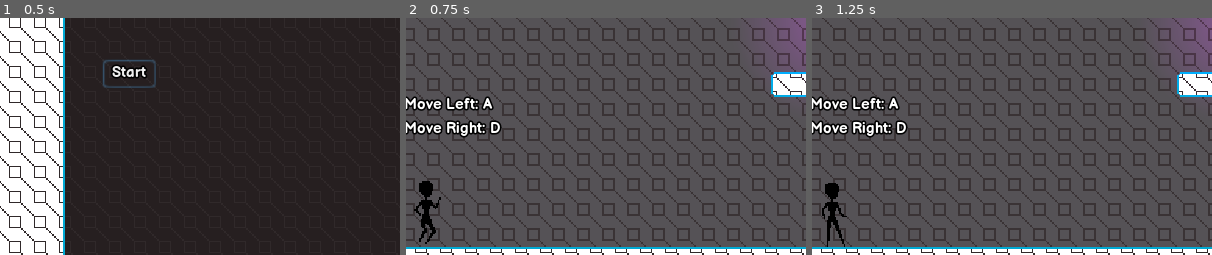
Above: before the commit, frames 1-3 (left to right).
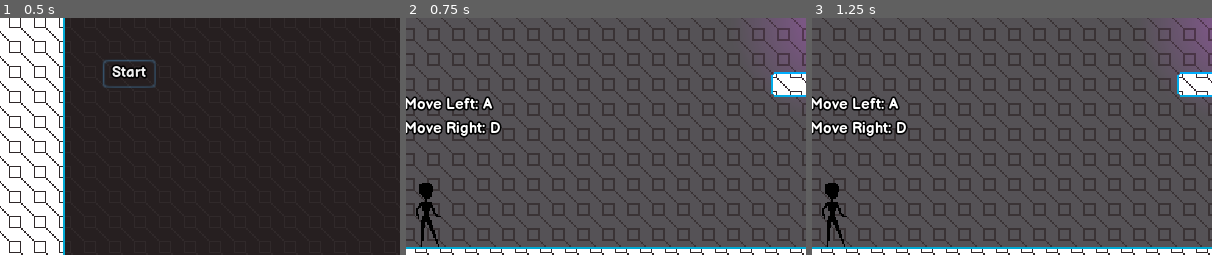
Above: after the commit, the same moments.

Repository: mrussell16/GMTKJ2021
Game: Godot game, scene res://levels/MainMenu.tscn
The game is run twice, just before and just after one commit, with the same random seed, the same clock (stepped at 60 frames per second) and the same inputs.
Inputs:
- Up to frame 1 (0.5 s): no input
- Up to frame 2 (0.75 s): click "Start" at 0.5 s
- Up to frame 3 (1.25 s): no input
The pictures show only the part of the screen within x 8-58%, y 41-91%; the shares and areas given below are measured in that part.

Frame 1 is identical in both runs. In frame 2, 0.3% of the frame differs, in the area x 2-9%, y 68-97%; in frame 3, nothing differs.

Commit message:
Sounds for all the things

Diff:
--- a/characters/enemy/Enemy.gd
+++ b/characters/enemy/Enemy.gd
@@ -48,6 +48,7 @@
     body.dark_timer = body.max_dark_time
     body.bounce()
     set_alive(false)
+    $HurtSound.play()
 
 
 func _on_HitBox_body_entered(body: Player) -> void:
--- a/characters/enemy/Enemy.tscn
+++ b/characters/enemy/Enemy.tscn
@@ -1,8 +1,9 @@
-[gd_scene load_steps=7 format=2]
+[gd_scene load_steps=8 format=2]
 
 [ext_resource path="res://characters/enemy/Enemy.png" type="Texture" id=1]
 [ext_resource path="res://characters/enemy/Enemy.gd" type="Script" id=2]
 [ext_resource path="res://images/Point_light.png" type="Texture" id=3]
+[ext_resource path="res://characters/enemy/EnemyHurt.wav" type="AudioStream" id=4]
 
 [sub_resource type="RectangleShape2D" id=1]
 extents = Vector2( 4.97454, 2.74807 )
@@ -54,5 +55,8 @@
 cast_to = Vector2( 0, 16 )
 collision_mask = 5
 
+[node name="HurtSound" type="AudioStreamPlayer2D" parent="."]
+stream = ExtResource( 4 )
+
 [connection signal="body_entered" from="HitBox" to="." method="_on_HitBox_body_entered"]
 [connection signal="body_entered" from="HurtBox" to="." method="_on_HurtBox_body_entered"]
--- a/characters/player/Player.gd
+++ b/characters/player/Player.gd
@@ -44,6 +44,7 @@
         jump_remember -= delta
 
     if reset_cooldown_timer >= 0:
+        sprite.play("idle")
         reset_cooldown_timer -= delta
         velocity = calculate_velocity(velocity, 0, false, false)
         velocity = move_and_slide(velocity, Vector2.UP)
@@ -127,6 +128,7 @@
 
 
 func kill() -> void:
+    $HurtSound.play()
     emit_signal("player_killed")
 
 
--- a/characters/player/Player.tscn
+++ b/characters/player/Player.tscn
@@ -1,8 +1,9 @@
-[gd_scene load_steps=5 format=2]
+[gd_scene load_steps=6 format=2]
 
 [ext_resource path="res://characters/player/Player_animation.tres" type="SpriteFrames" id=1]
 [ext_resource path="res://images/Point_light.png" type="Texture" id=2]
 [ext_resource path="res://characters/player/Player.gd" type="Script" id=3]
+[ext_resource path="res://characters/player/PlayerHurt.wav" type="AudioStream" id=4]
 
 [sub_resource type="RectangleShape2D" id=6]
 extents = Vector2( 9.72366, 20.8116 )
@@ -26,3 +27,6 @@
 [node name="CollisionShape2D" type="CollisionShape2D" parent="."]
 position = Vector2( -0.471939, -21 )
 shape = SubResource( 6 )
+
+[node name="HurtSound" type="AudioStreamPlayer2D" parent="."]
+stream = ExtResource( 4 )
--- a/objects/button/Button.gd
+++ b/objects/button/Button.gd
@@ -15,6 +15,7 @@
 func _on_pressed(_body: Node) -> void:
     if not has_been_pressed:
         emit_signal("pressed")
+        $ActivateSound.play()
         $Sprite.set_texture(pressed_image)
         has_been_pressed = true
 
--- a/objects/button/Button.tscn
+++ b/objects/button/Button.tscn
@@ -1,8 +1,9 @@
-[gd_scene load_steps=6 format=2]
+[gd_scene load_steps=7 format=2]
 
 [ext_resource path="res://objects/button/Button.png" type="Texture" id=1]
 [ext_resource path="res://objects/button/Button.gd" type="Script" id=2]
 [ext_resource path="res://objects/button/Button_Pressed.png" type="Texture" id=3]
+[ext_resource path="res://objects/button/Button.wav" type="AudioStream" id=4]
 
 [sub_resource type="RectangleShape2D" id=1]
 extents = Vector2( 16, 1 )
@@ -32,4 +33,7 @@
 position = Vector2( 0, -4 )
 shape = SubResource( 2 )
 
+[node name="ActivateSound" type="AudioStreamPlayer2D" parent="."]
+stream = ExtResource( 4 )
+
 [connection signal="body_entered" from="Area2D" to="." method="_on_pressed"]
--- a/objects/end_portal/EndPortal.gd
+++ b/objects/end_portal/EndPortal.gd
@@ -4,3 +4,6 @@
 
 func set_active(active: bool) -> void:
     set_collision_mask_bit(PLAYER_COLLISION_BIT, active)
+
+func _on_body_entered(_body: Node):
+    $PortalSound.play()
--- a/objects/end_portal/EndPortal.tscn
+++ b/objects/end_portal/EndPortal.tscn
@@ -1,8 +1,9 @@
-[gd_scene load_steps=5 format=2]
+[gd_scene load_steps=6 format=2]
 
 [ext_resource path="res://objects/end_portal/EndPortal.png" type="Texture" id=1]
 [ext_resource path="res://images/Point_light.png" type="Texture" id=2]
 [ext_resource path="res://objects/end_portal/EndPortal.gd" type="Script" id=3]
+[ext_resource path="res://objects/end_portal/EndPortal.wav" type="AudioStream" id=4]
 
 [sub_resource type="CapsuleShape2D" id=1]
 radius = 16.1728
@@ -24,3 +25,8 @@
 scale = Vector2( 0.345197, 0.345197 )
 texture = ExtResource( 2 )
 color = Color( 0.380392, 0.878431, 0.537255, 1 )
+
+[node name="PortalSound" type="AudioStreamPlayer2D" parent="."]
+stream = ExtResource( 4 )
+
+[connection signal="body_entered" from="." to="." method="_on_body_entered"]
--- a/objects/light_seed/LightSeed.gd
+++ b/objects/light_seed/LightSeed.gd
@@ -4,6 +4,7 @@
 
 func _on_body_entered(body: Player):
     body.dark_timer = body.max_dark_time
+    $ActivateSound.play()
     set_active(false)
 
 
--- a/objects/light_seed/LightSeed.tscn
+++ b/objects/light_seed/LightSeed.tscn
@@ -1,8 +1,9 @@
-[gd_scene load_steps=5 format=2]
+[gd_scene load_steps=6 format=2]
 
 [ext_resource path="res://objects/light_seed/LightSeed.png" type="Texture" id=1]
 [ext_resource path="res://images/Point_light.png" type="Texture" id=2]
 [ext_resource path="res://objects/light_seed/LightSeed.gd" type="Script" id=3]
+[ext_resource path="res://objects/light_seed/LightSeed.wav" type="AudioStream" id=4]
 
 [sub_resource type="CircleShape2D" id=1]
 radius = 8.0
@@ -23,4 +24,7 @@
 [node name="Sprite" type="Sprite" parent="."]
 texture = ExtResource( 1 )
 
+[node name="ActivateSound" type="AudioStreamPlayer2D" parent="."]
+stream = ExtResource( 4 )
+
 [connection signal="body_entered" from="." to="." method="_on_body_entered"]
--- a/objects/portal/Portal.gd
+++ b/objects/portal/Portal.gd
@@ -7,6 +7,7 @@
 func _process(_delta: float) -> void:
     if player_inside and Input.is_action_just_pressed("swap_dimension"):
         emit_signal("swap_dimension")
+        $ActivateSound.play()
 
 func _on_body_entered(_body: Node):
     player_inside = true
--- a/objects/portal/Portal.tscn
+++ b/objects/portal/Portal.tscn
@@ -1,8 +1,9 @@
-[gd_scene load_steps=5 format=2]
+[gd_scene load_steps=6 format=2]
 
 [ext_resource path="res://objects/portal/Portal.png" type="Texture" id=1]
 [ext_resource path="res://objects/portal/Portal.gd" type="Script" id=2]
 [ext_resource path="res://images/Point_light.png" type="Texture" id=3]
+[ext_resource path="res://objects/portal/Portal.wav" type="AudioStream" id=4]
 
 [sub_resource type="CapsuleShape2D" id=1]
 radius = 16.1728
@@ -25,5 +26,8 @@
 texture = ExtResource( 3 )
 color = Color( 0.831373, 0.109804, 1, 1 )
 
+[node name="ActivateSound" type="AudioStreamPlayer2D" parent="."]
+stream = ExtResource( 4 )
+
 [connection signal="body_entered" from="." to="." method="_on_body_entered"]
 [connection signal="body_exited" from="." to="." method="_on_body_exited"]
--- a/scripts/LevelManager.gd
+++ b/scripts/LevelManager.gd
@@ -15,6 +15,7 @@
 
 var in_light := false
 var movables = []
+var end_level_timer := -1.0
 
 
 func _ready() -> void:
@@ -25,9 +26,14 @@
         movables = movables_parent.get_children()
 
 
-func _process(_delta: float):
+func _process(delta: float):
     if Input.is_action_just_pressed("reset"):
         var _ret = get_tree().reload_current_scene()
+
+    if end_level_timer > 0:
+        end_level_timer -= delta
+        if end_level_timer <= 0:
+            go_to_next()
 
 
 func swap_dimension():
@@ -46,9 +52,12 @@
     swap_dimension()
 
 
-func _on_end_portal_entered(_body: Node):
+func go_to_next():
     var _ret = get_tree().change_scene("res://levels/"+next_level+".tscn")
 
+func _on_end_portal_entered(_body: Node):
+    player.reset_cooldown_timer = 1.0
+    end_level_timer = 1.0
 
 func _on_player_dark_time_remaining(time: float, _max_time: float):
     if time <= 0:
Not shown, added: characters/enemy/EnemyHurt.wav.import
Not shown, added: characters/player/PlayerHurt.wav.import
Not shown: 1 places in levels/Level1.tscn that only renumber resources
Not shown, added: objects/button/Button.wav.import
Not shown, added: objects/end_portal/EndPortal.wav.import
Not shown, added: objects/light_seed/LightSeed.wav.import
Not shown, added: objects/portal/Portal.wav.import
Not shown, added: characters/enemy/EnemyHurt.wav
Not shown, added: characters/player/PlayerHurt.wav
Not shown, added: objects/button/Button.wav
Not shown, added: objects/end_portal/EndPortal.wav
Not shown, added: objects/light_seed/LightSeed.wav
(and 1 more such lines)
